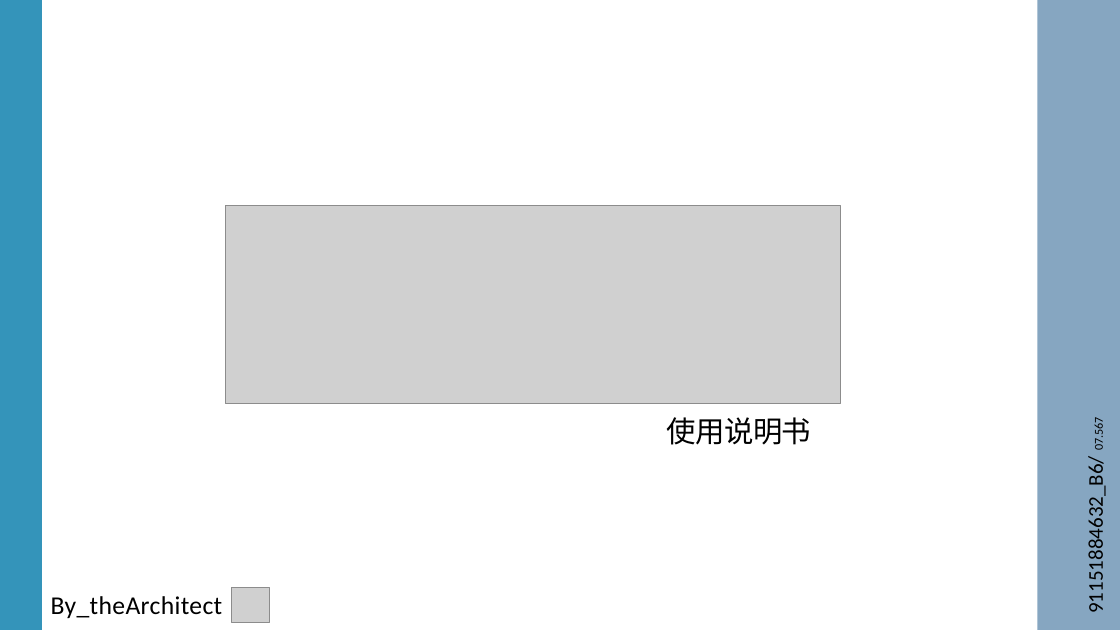
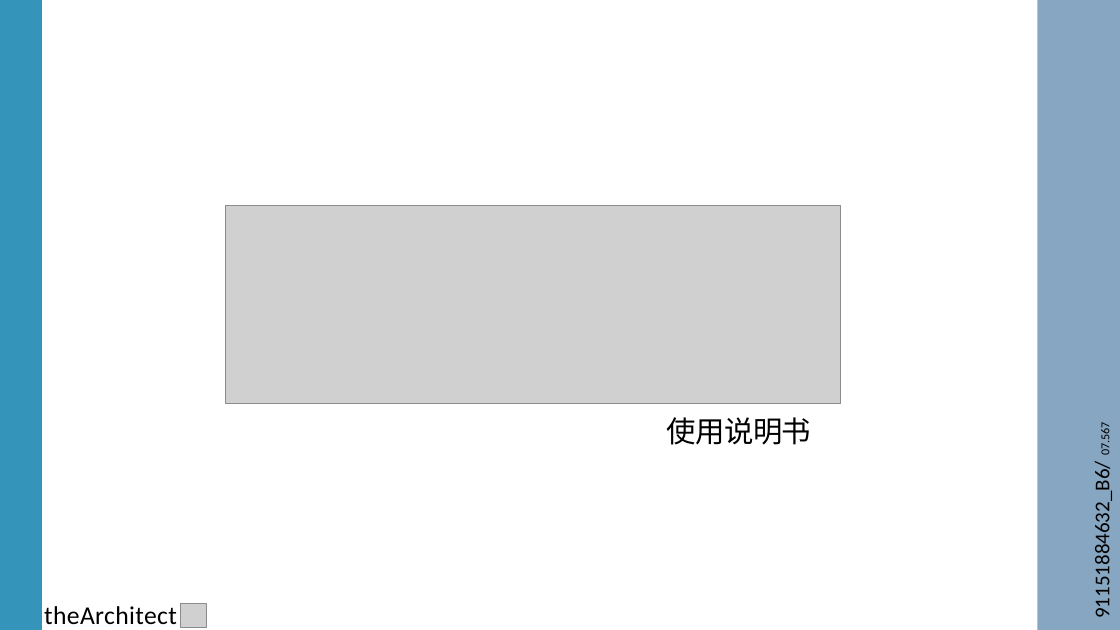
Before and after one commit to syx007/GamePlayGround, a slide deck: slide 1 of document/ROOT 操作指南.pptx. Drawn at 1120x630 pixels with LibreOffice and Linux fonts; fonts in the diff are those of the drawing; grey boxes stand for pictures. Boxes give left, top, right and bottom in pixels: in the first picture for what was removed or moved away, otherwise in the second. Text is boxed around its words. In the diff, an @@ line names an element or a change of style, - is before the commit and + after.

```diff
--- a/document/ROOT 操作指南.pptx
+++ b/document/ROOT 操作指南.pptx
@@ text "91151884632_B6/07.567": place and size @@
-text "91151884632_B6/07.567" at (1083, 420, 1109, 609)
+text "91151884632_B6/07.567" at (1089, 425, 1115, 614)
@@ subtitle at (44, 606, 177, 624): text changed @@
-By_theArchitect
+theArchitect
@@ picture: place and size @@
-picture at (231, 588, 270, 623)
+picture at (180, 603, 206, 627)
```
Also in this commit, not shown: 11 other slides changed, 3 slides added, 1 slide removed.
